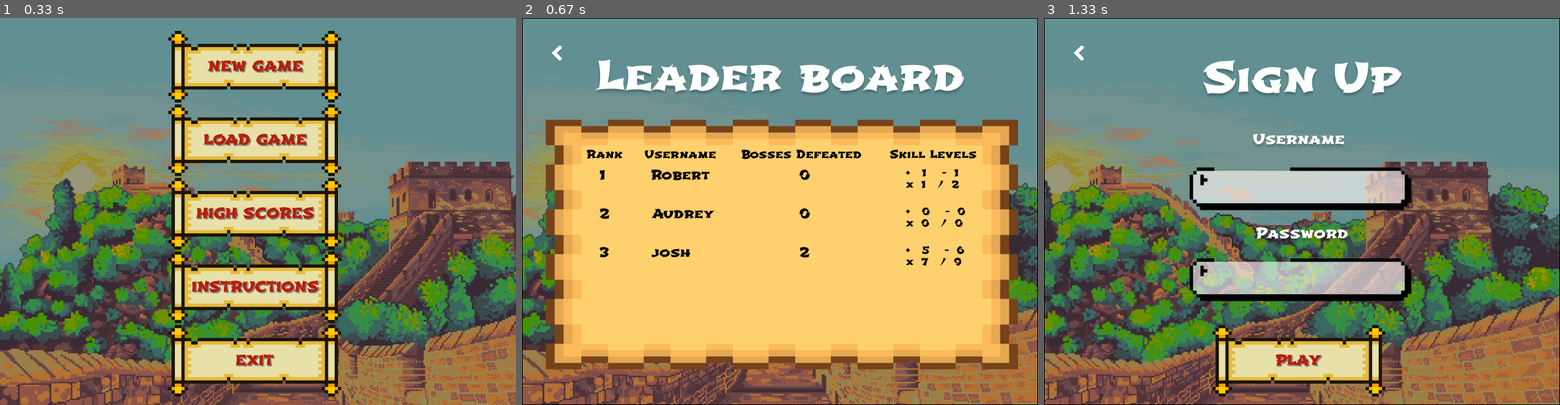
Above: before the commit, frames 1-3 (left to right).
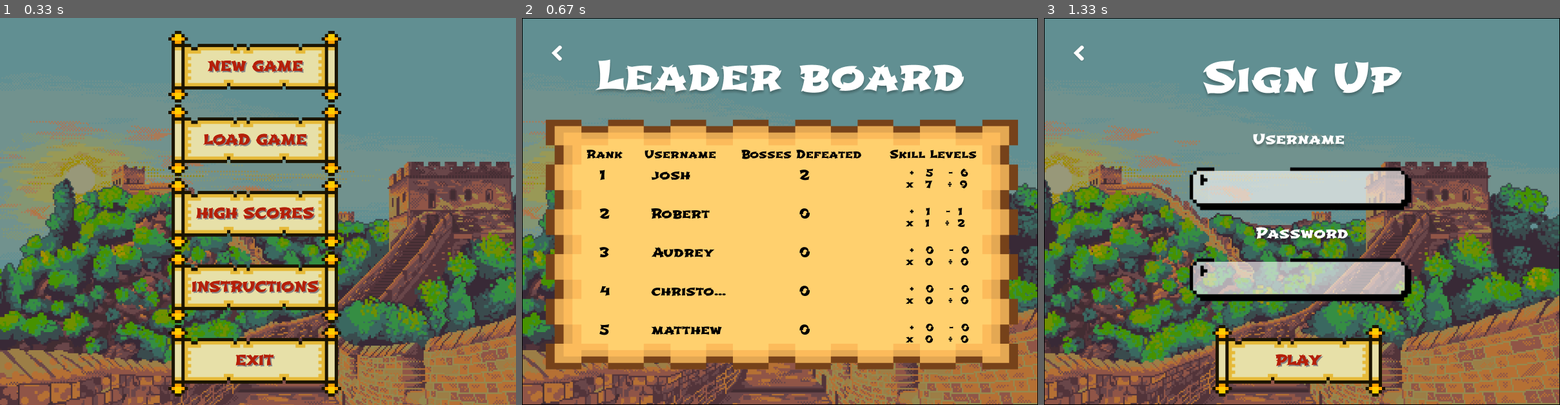
Above: after the commit, the same moments.

Repository: jocelyn-chang/digit-dynasty
Game: pygame game, started from mainMenu.py
Two runs of this game, one before a commit and one after it. Both use one fixed random seed, a clock stepped at 60 frames per second and the inputs below.
Inputs (mouse positions are in pixels of both pictures, inside the frame that each line leads up to):
- Up to frame 1 (0.33 s): no input
- Up to frame 2 (0.67 s): click (780, 211) at 0.38 s
- Up to frame 3 (1.33 s): click (1080, 52) at 0.72 s; click (1379, 76) at 1.05 s

Frame 1 is identical in both runs. In frame 2, 1.8% of the frame differs, in the area x 15-87%, y 38-84%; in frame 3, nothing differs.

Commit message:
leaderboard

Diff:
--- a/data.csv
+++ b/data.csv
@@ -1,3 +1,6 @@
 Robert,Robert123,1,1,1,2,0
 Audrey,AudreyLi192004,0,0,0,0,0
 josh,1234,5,6,7,9,2
+christopher,asdh123asf,0,0,0,0,0
+matthew,1234567,0,0,0,0,0,0
+tony,sfbajsfj122,0,0,0,0,0,0
--- a/mainMenu.py
+++ b/mainMenu.py
@@ -294,12 +294,10 @@
 
     black = pygame.Color('black')
 
-
-
     while True:
         MOUSE_X, MOUSE_Y = pygame.mouse.get_pos()
         GAME_MOUSE_POS = pygame.mouse.get_pos()
-        MAX_USERNAME_WIDTH = 140
+        MAX_USERNAME_WIDTH = 120
 
         SCREEN.blit(HIGH_SCORE, (0, 0))
 
@@ -310,35 +308,32 @@
         SCREEN.blit(header_texts[2], (BOSSES_X, HEADER_Y))
         SCREEN.blit(header_texts[3], (SKILLS_X, HEADER_Y))
 
-        player_scores = []
         with open("data.csv", newline = '') as csvfile:
             reader = csv.reader(csvfile)
-
-            for i, row in enumerate(reader):
-                name, bosses, addition, subtraction, multiplication, division = row[0], row[6], row[2], row[3], row[4], row[5]
-
-                name_surface = score_font.render(name, True, black)
-                if name_surface.get_width() > MAX_USERNAME_WIDTH:
-                    while name_surface.get_width() > MAX_USERNAME_WIDTH:
-                        name = name[:-1]
-                        name_surface = score_font.render(name + '...', True, black)
-                    name = name + '...'
-                rank_text = score_font.render(str(i + 1), True, black)
-                name_text = score_font.render(name, True, black)
-                bosses_text = score_font.render(bosses, True, black)
-                add_sub_text = details_font.render(f"+   {addition}    -  {subtraction}", True, black)
-                mul_div_text = details_font.render(f"x  {multiplication}   /  {division}", True, black)
-
-                row_y = START_Y + i * ROW_HEIGHT
-
-                SCREEN.blit(rank_text, (RANK_X + 20, row_y))
-                SCREEN.blit(name_text, (USERNAME_X + 10, row_y))
-                SCREEN.blit(bosses_text, (BOSSES_X + 90, row_y))
-                SCREEN.blit(add_sub_text, (SKILLS_X + 25, row_y))
-                SCREEN.blit(mul_div_text, (SKILLS_X + 24, row_y + 18))
-
-                if row_y > SCREEN_HEIGHT - ROW_HEIGHT or i >= 5:
-                    break
+            player_scores = [(row[0], int(row[6]), int(row[2]), int(row[3]), int(row[4]), int(row[5])) for row in reader]
+
+        sorted_scores = sorted(player_scores, key=lambda x: (-x[1], -sum(x[2:])))
+
+        for i, (name, bosses, addition, subtraction, multiplication, division) in enumerate(sorted_scores[:5]):
+            rank_text = score_font.render(str(i + 1), True, black)
+            name_surface = score_font.render(name, True, black)
+            if name_surface.get_width() > MAX_USERNAME_WIDTH:
+                while name_surface.get_width() > MAX_USERNAME_WIDTH:
+                    name = name[:-1]
+                    name_surface = score_font.render(name + '...', True, black)
+                name = name + '...'
+            name_text = score_font.render(name, True, black)
+            bosses_text = score_font.render(str(bosses), True, black)
+            add_sub_text = details_font.render(f" +   {addition}    -  {subtraction}", True, black)
+            mul_div_text = details_font.render(f"x   {multiplication}    ÷  {division}", True, black)
+
+            row_y = START_Y + i * ROW_HEIGHT
+
+            SCREEN.blit(rank_text, (RANK_X + 20, row_y))
+            SCREEN.blit(name_text, (USERNAME_X + 10, row_y))
+            SCREEN.blit(bosses_text, (BOSSES_X + 90, row_y))
+            SCREEN.blit(add_sub_text, (SKILLS_X + 25, row_y))
+            SCREEN.blit(mul_div_text, (SKILLS_X + 24, row_y + 18))
 
         SCORE_BACK = Button(image = "images/back_button.png", pos = (70, 55), text_input = "", font = get_font("Shojumaru",15), base_colour = "White", hovering_colour = "#b51f09")
         if (40<MOUSE_X<75 and 40<MOUSE_Y<70):
